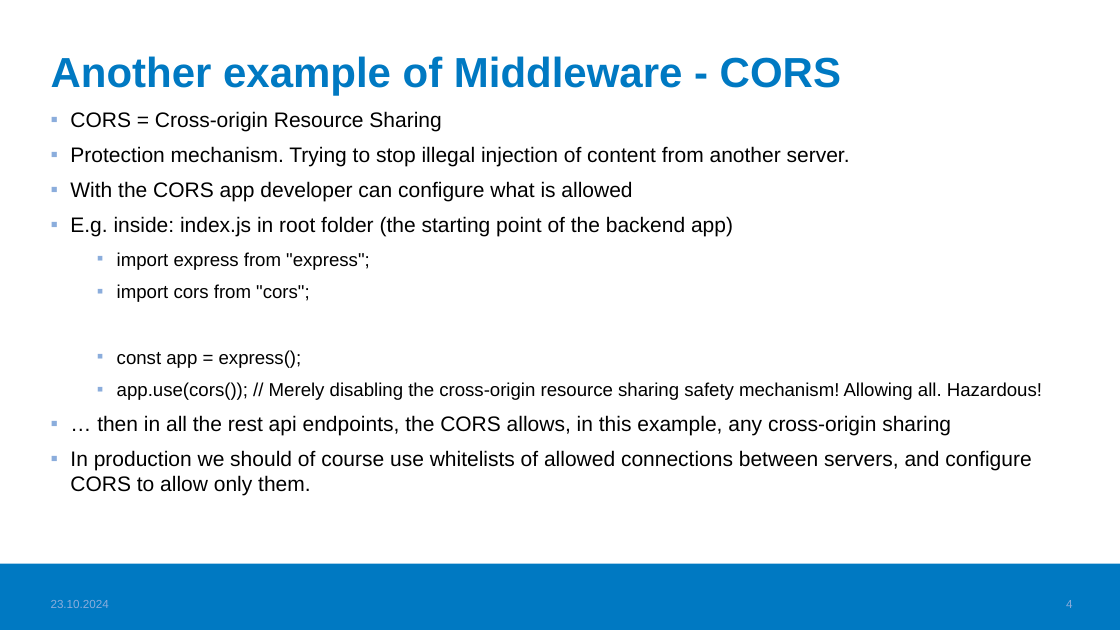
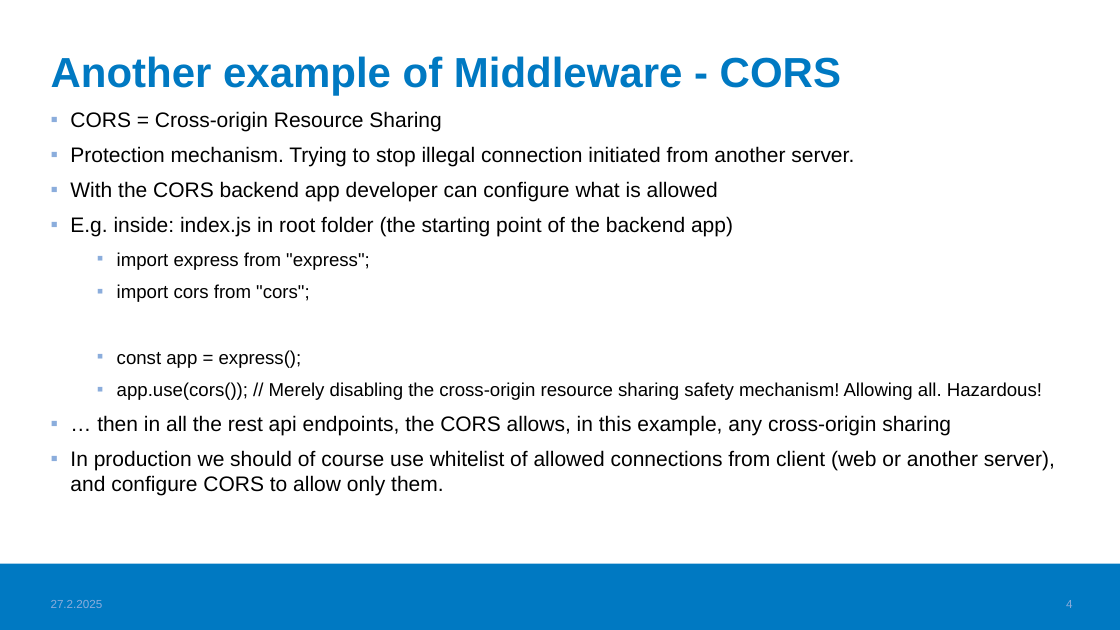
Before and after one commit to haagahelia/ohke-teknologiat, a slide deck: slide 4 of 05_es6_node/NodeJS_demo/02_nodejs/Express_and_middleware.pptx. Drawn at 1120x630 pixels with LibreOffice and Linux fonts; fonts in the diff are those of the drawing; background and template pictures are left out. Boxes give left, top, right and bottom in pixels: in the first picture for what was removed or moved away, otherwise in the second. Text is boxed around its words. In the diff, an @@ line names an element or a change of style, - is before the commit and + after.

```diff
--- a/05_es6_node/NodeJS_demo/02_nodejs/Express_and_middleware.pptx
+++ b/05_es6_node/NodeJS_demo/02_nodejs/Express_and_middleware.pptx
@@ text at (70, 146, 854, 202): text changed @@
-▪ Protection mechanism. Trying to stop illegal injection of content from another server.
-▪ With the CORS app developer can configure what is allowed
+▪ Protection mechanism. Trying to stop illegal connection initiated from another server.
+▪ With the CORS backend app developer can configure what is allowed
@@ text at (70, 450, 1055, 496): text changed @@
-▪ In production we should of course use whitelists of allowed connections between servers, and configure CORS to allow only them.
+▪ In production we should of course use whitelist of allowed connections from client (web or another server), and configure CORS to allow only them.
@@ text at (51, 600, 103, 608): text changed @@
-23.10.2024
+27.2.2025
```
Also in this commit, not shown: 3 other slides changed, 1 other file.
